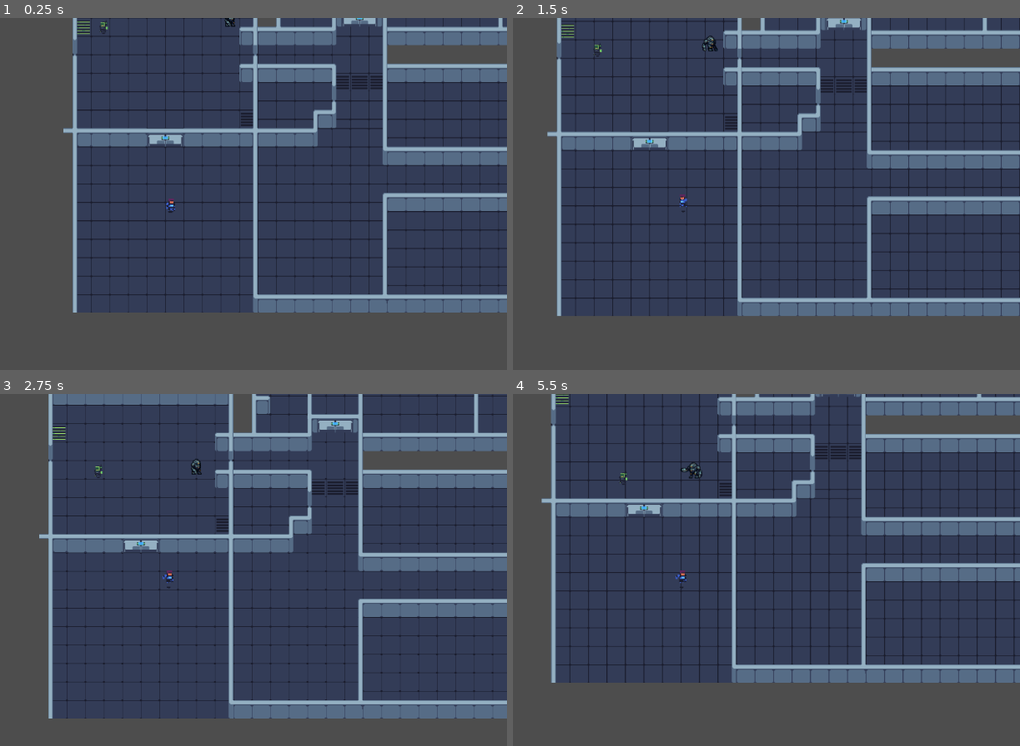
Above: before the commit, frames 1-4 (two rows, left to right).
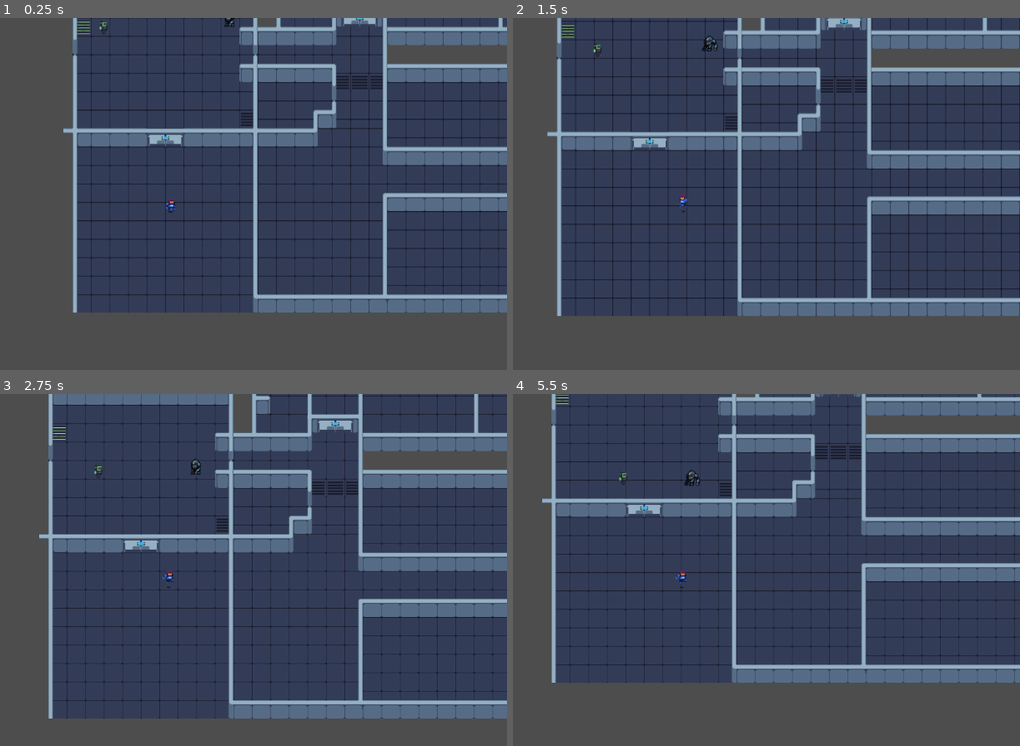
Above: after the commit, the same moments.

Repository: GerardinClement/Gamejam_forge
Game: Godot game, scene res://tile_map.tscn
Same seed, same stepped clock (60 frames per second), same inputs: the game is played once before the commit and once after it.
Inputs (mouse positions are in pixels of both pictures, inside the frame that each line leads up to):
- Up to frame 1 (0.25 s): no input
- Up to frame 2 (1.5 s): move the mouse to (832, 186) at 0.52 s; move the mouse to (553, 222) at 1.27 s
- Up to frame 3 (2.75 s): move the mouse to (238, 499) at 2.02 s
- Up to frame 4 (5.5 s): move the mouse to (654, 654) at 2.77 s; move the mouse to (888, 636) at 3.52 s; move the mouse to (outside the picture) at 4.27 s; move the mouse to (720, 580) at 5.02 s

The runs differ from the first frame. In frame 1, less than 0.1% of the frame differs, in the area x 19-47%, y 0-5%; in frame 2, less than 0.1%; in frame 3, less than 0.1%; in frame 4, 2.0%, in the area x 5-99%, y 0-83%.

Commit message:
Added area2d to enemies

Diff:
--- a/AnimatedCharacters/Enemies/enemyBullet.gd
+++ b/AnimatedCharacters/Enemies/enemyBullet.gd
@@ -1,7 +1,7 @@
 extends Area2D
 
-#@onready var player = get_parent().get_parent().get_node("Player")
 const speed = 300.0
+var damage
 var isReady = false
 var velocity = Vector2()
 @onready var player = get_parent().get_node("Player")
@@ -18,5 +18,5 @@
 		isReady =  true
 	position += velocity * speed * delta
 
-func _on_body_entered(body):
+func _on_body_entered(_body):
 	queue_free()
--- a/AnimatedCharacters/Enemies/human/human.tscn
+++ b/AnimatedCharacters/Enemies/human/human.tscn
@@ -197,7 +197,7 @@
 }]
 
 [sub_resource type="RectangleShape2D" id="RectangleShape2D_dosin"]
-size = Vector2(338, 261)
+size = Vector2(244, 194.5)
 
 [node name="human" type="CharacterBody2D"]
 collision_layer = 2
@@ -224,3 +224,9 @@
 
 [node name="leftSide" type="Marker2D" parent="."]
 position = Vector2(-13, 0)
+
+[node name="RayCast2D" type="RayCast2D" parent="."]
+target_position = Vector2(151, 0)
+
+[connection signal="body_entered" from="Area2D" to="." method="_on_area_2d_body_entered"]
+[connection signal="body_exited" from="Area2D" to="." method="_on_area_2d_body_exited"]
--- a/AnimatedCharacters/Enemies/mech/mech.tscn
+++ b/AnimatedCharacters/Enemies/mech/mech.tscn
@@ -314,7 +314,7 @@
 }]
 
 [sub_resource type="RectangleShape2D" id="RectangleShape2D_fkvlr"]
-size = Vector2(193, 158)
+size = Vector2(276.5, 228)
 
 [node name="mech" type="CharacterBody2D"]
 collision_layer = 2
@@ -343,3 +343,9 @@
 
 [node name="leftSide" type="Marker2D" parent="."]
 position = Vector2(-23, 1)
+
+[node name="RayCast2D" type="RayCast2D" parent="."]
+target_position = Vector2(200, 0)
+
+[connection signal="body_entered" from="Area2D" to="." method="_on_area_2d_body_entered"]
+[connection signal="body_exited" from="Area2D" to="." method="_on_area_2d_body_exited"]
--- a/AnimatedCharacters/Enemies/octopus/octopus.tscn
+++ b/AnimatedCharacters/Enemies/octopus/octopus.tscn
@@ -329,3 +329,5 @@
 
 [node name="CollisionShape2D" type="CollisionShape2D" parent="Area2D"]
 shape = SubResource("RectangleShape2D_hrqmx")
+
+[connection signal="body_entered" from="Area2D" to="." method="_on_area_2d_body_entered"]
--- a/bullet.gd
+++ b/bullet.gd
@@ -8,5 +8,5 @@
 	animated_sprite.play("default")
 	move_and_collide(velocity.normalized() * delta * SPEED)
 
-func _on_area_2d_body_entered(body):
+func _on_area_2d_body_entered(_body):
 	self.queue_free()
--- a/ennemies.gd
+++ b/ennemies.gd
@@ -14,7 +14,7 @@
 	animations = get_node("animations")
 
 func _process(delta):
-	if $Timer.is_stopped() && global_position.distance_to(player.global_position) < 200:
+	if $Timer.is_stopped() && canShoot:
 		hasShot = false
 		if position.x < player.position.x:
 			animations.set_flip_h(false)
@@ -23,31 +23,32 @@
 		animations.play("shootRight")
 		$Timer.start()
 
-	if checkFrame() && !hasShot && global_position.distance_to(player.global_position) < 200:
+func _physics_process(delta):
+	if checkFrame() && !hasShot:
 		hasShot = true
-		print("here")
 		shoot()
-
-func _physics_process(delta):
 	playerPos = player.position
 	enemyPos = (playerPos - position).normalized()
 	velocity = global_position.direction_to(player.global_position)
 	if animations.is_playing && animations.animation != "moveRight" && animations.animation != "idle" && global_position.distance_to(player.global_position) < 200:
-		print(animations.animation)
 		return
-	if position.x > 0:
+	move(delta)
+
+func move(delta):
+	if position.x < player.position.x:
 		animations.set_flip_h(false)
 	else:
 		animations.set_flip_h(true)
 	animations.play("moveRight")
 	move_and_collide(velocity * speed * delta)
 
-
 func shoot():
+	checkWalls()
 	getBulletPath()
 	if bulletPath:
 		var bullet = bulletPath.instantiate()
 		get_parent().add_child(bullet)
+		setDamage(bullet)
 		if animations.is_flipped_h() == false:
 			bullet.position = get_node("rightSide").global_position
 		else:
@@ -62,10 +63,38 @@
 		bulletPath = load("res://AnimatedCharacters/Enemies/human/Bullet.tscn")
 
 func checkFrame():
-	if get_name() == 'octopus' && animations.frame == 2:
+	if name == 'octopus' && animations.frame == 2:
 		return true
-	elif get_name() == 'mech' && animations.frame == 3:
+	elif name == 'mech' && animations.frame == 3:
 		return true
-	elif get_name() == 'human' && animations.frame == 1:
+	elif name == 'human' && animations.frame == 1:
 		return true
 	return false
+
+func _on_area_2d_body_entered(body):
+	if body.name == "Player":
+		canShoot = true
+
+func _on_area_2d_body_exited(body):
+	if body.name == 'Player':
+		canShoot = false
+	if animations.is_playing() && animations.animation == 'shootRight':
+		animations.stop()
+		animations.play("moveRight")
+
+func setDamage(bullet):
+	if name == 'mech':
+		bullet.damage = 10
+	elif name == 'human':
+		bullet.damage = 2
+	else:
+		bullet.damage = 5
+
+func checkWalls():
+	var ray = $RayCast2D
+	if !animations.is_flipped_h():
+		ray.position = get_node("rightSide").global_position
+	else:
+		ray.position = get_node("leftSide").global_position
+	ray.target_position = player.global_position
+	print(ray.target_position)
--- a/tile_map.tscn
+++ b/tile_map.tscn
@@ -4807,7 +4807,7 @@
 pattern_43 = SubResource("TileMapPattern_hgeno")
 
 [node name="TileMap" type="TileMap"]
-position = Vector2(18, 127)
+position = Vector2(6, 105)
 tile_set = SubResource("TileSet_wh2f6")
 collision_animatable = true
 format = 2
